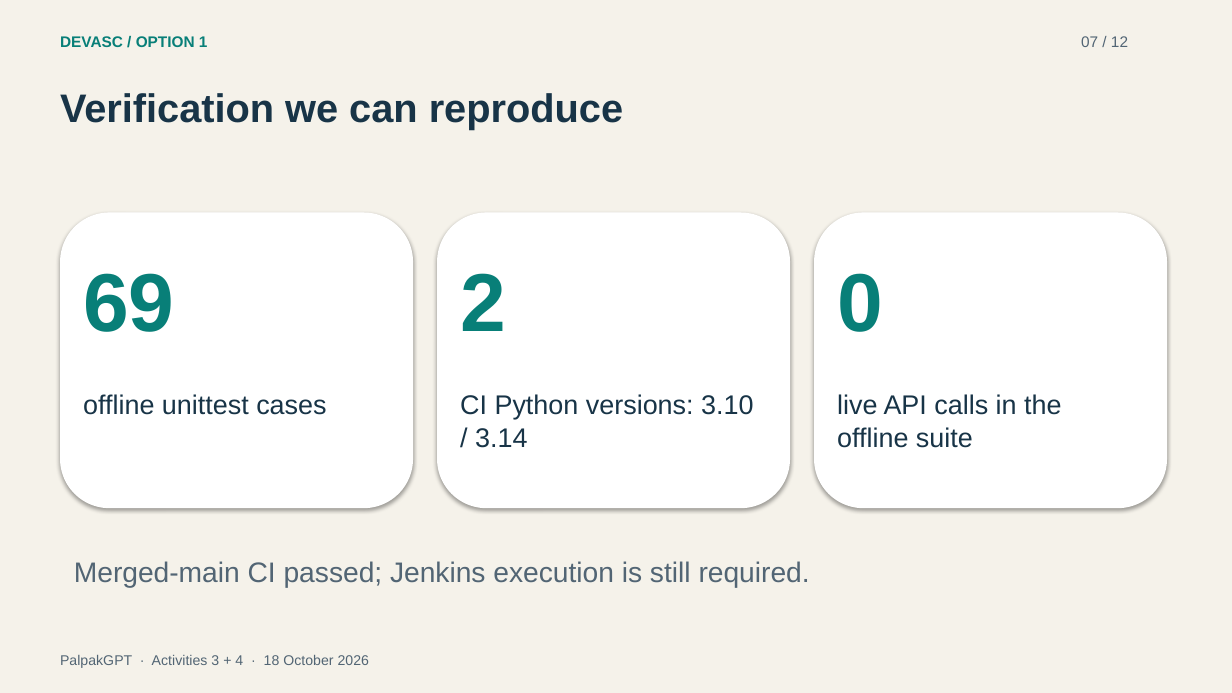
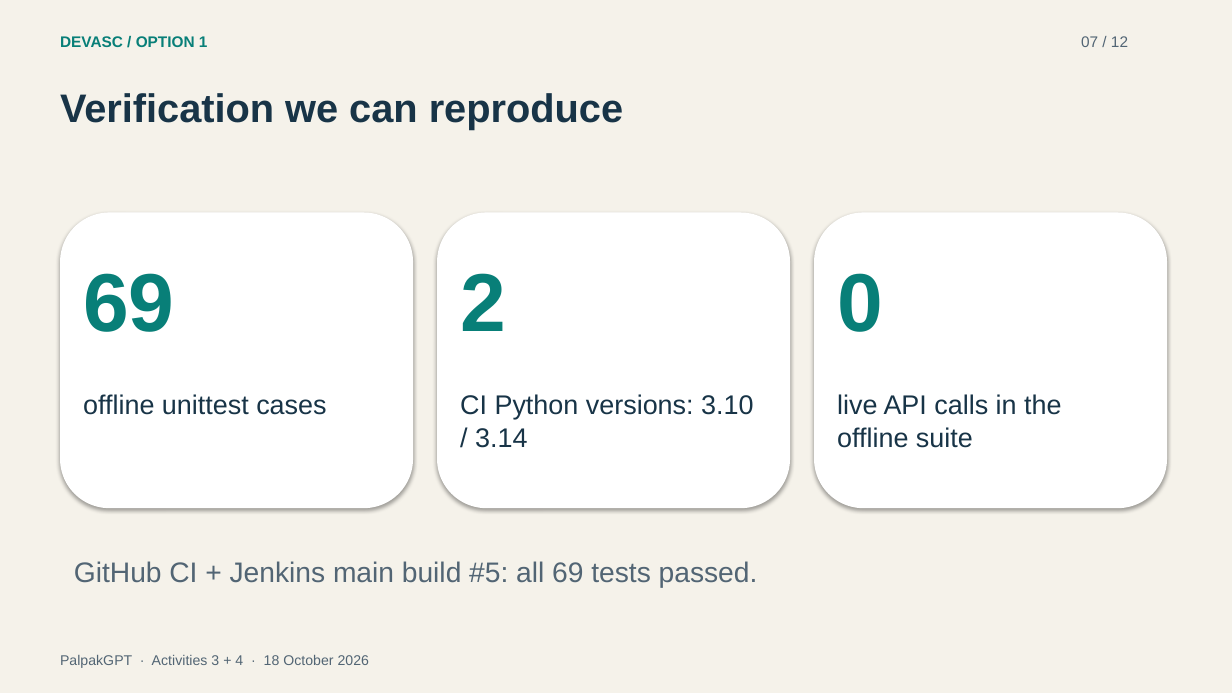
Before and after one commit to FlimsyOwl12/DEVASC-Project, a slide deck: slide 7 of docs/presentation/devasc-overview.pptx. Drawn at 1232x693 pixels with LibreOffice and Linux fonts; fonts in the diff are those of the drawing. Boxes give left, top, right and bottom in pixels: in the first picture for what was removed or moved away, otherwise in the second. Text is boxed around its words. In the diff, an @@ line names an element or a change of style, - is before the commit and + after.

Commit message:
docs: refresh slides and demo guide with Jenkins evidence

```diff
--- a/docs/presentation/devasc-overview.pptx
+++ b/docs/presentation/devasc-overview.pptx
@@ text at [74, 561, 758, 588]: text changed @@
-Merged-main CI passed; Jenkins execution is still required.
+GitHub CI + Jenkins main build #5: all 69 tests passed.
```
Also in this commit, not shown: 2 other slides changed, 6 other files.
